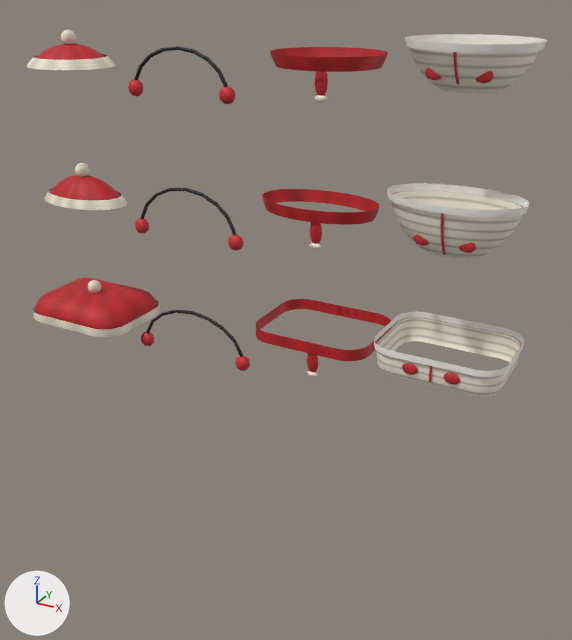
Renders of the glTF model cafe-chaos/game/public/models/accessories-canada.glb from each side of a commit.
The view is the same before and after, from a 50 mm lens placed at (0.523, -0.237, -0.024), pointed at (0.385, 0.015, -0.15). Arrows for +X, +Y and +Z are at lower left; the lights stay in place. The older version comes first.

The first picture shows 'Earmuffs-beavertail', 'Earmuffs-snowbit', 'Parka-beavertail', 'Parka-nanaimo', 'Parka-snowbit', 'Scarf-beavertail', 'Scarf-nanaimo', 'Scarf-snowbit', 'Toque-beavertail', 'Toque-nanaimo', 'Toque-snowbit' and 1 more.
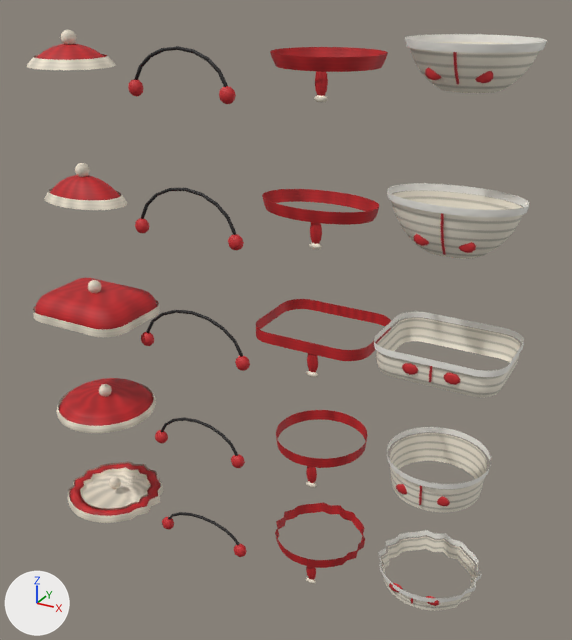
Location of each change, [x1, y1, x2, y2] in pixels of the pictures (572 x 640 px):
'Parka-doubledouble', added: after [387, 427, 491, 512]
'Toque-buttertart', added: after [68, 461, 164, 523]
'Toque-doubledouble', added (red): after [56, 378, 156, 433]
'Parka-buttertart', added: after [378, 530, 482, 611]
'Scarf-doubledouble', added (red): after [276, 410, 368, 488]
'Scarf-buttertart', added (red): after [275, 503, 365, 584]
'Earmuffs-doubledouble', added: after [155, 417, 245, 468]
'Earmuffs-buttertart', added: after [162, 512, 247, 557]

Diff of the bpy script that builds the scene:
```diff
--- a/cafe-chaos/game/public/models/accessories-canada.glb.py
+++ b/cafe-chaos/game/public/models/accessories-canada.glb.py
@@ ob_toque_doubledouble @@
+ob_toque_doubledouble = bpy.data.objects.new('Toque-doubledouble', me_acc_toque_doubledouble)  # 373 vertices, 644 faces; spans x -0.0222..0.0222, y -0.0222..0.0222, z -0.006..0.006; in mat_guestaccessoryatlascanada (picture img_guestaccessoryatlascanada)
+ob_toque_doubledouble.location = (0.3, 0.0, -0.2)
@@ ob_toque_buttertart @@
+ob_toque_buttertart = bpy.data.objects.new('Toque-buttertart', me_acc_toque_buttertart)  # 470 vertices, 804 faces; spans x -0.0229..0.0229, y -0.0223..0.0234, z -0.003..0.006; in mat_guestaccessoryatlascanada (picture img_guestaccessoryatlascanada)
+ob_toque_buttertart.location = (0.3, 0.0, -0.25)
@@ ob_scarf_doubledouble @@
+ob_scarf_doubledouble = bpy.data.objects.new('Scarf-doubledouble', me_acc_scarf_doubledouble)  # 140 vertices, 208 faces; spans x -0.0189..0.0189, y -0.0013..0.0366, z -0.0136..0.001; in mat_guestaccessoryatlascanada (picture img_guestaccessoryatlascanada)
+ob_scarf_doubledouble.location = (0.4, 0.0, -0.2)
@@ ob_scarf_buttertart @@
+ob_scarf_buttertart = bpy.data.objects.new('Scarf-buttertart', me_acc_scarf_buttertart)  # 172 vertices, 272 faces; spans x -0.0199..0.0199, y -0.0014..0.0385, z -0.0136..0.001; in mat_guestaccessoryatlascanada (picture img_guestaccessoryatlascanada)
+ob_scarf_buttertart.location = (0.4, 0.0, -0.25)
@@ ob_parka_doubledouble @@
+ob_parka_doubledouble = bpy.data.objects.new('Parka-doubledouble', me_acc_parka_doubledouble)  # 360 vertices, 572 faces; spans x -0.0197..0.0197, y -0.0024..0.037, z -0.0077..0.0068; in mat_guestaccessoryatlascanada (picture img_guestaccessoryatlascanada)
+ob_parka_doubledouble.location = (0.45, 0.0, -0.2)
@@ ob_parka_buttertart @@
+ob_parka_buttertart = bpy.data.objects.new('Parka-buttertart', me_acc_parka_buttertart)  # 272 vertices, 404 faces; spans x -0.0208..0.0208, y -0.0022..0.0393, z -0.0045..0.0037; in mat_guestaccessoryatlascanada (picture img_guestaccessoryatlascanada)
+ob_parka_buttertart.location = (0.45, 0.0, -0.25)
@@ ob_earmuffs_doubledouble @@
+ob_earmuffs_doubledouble = bpy.data.objects.new('Earmuffs-doubledouble', me_acc_earmuffs_doubledouble)  # 456 vertices, 872 faces; spans x -0.0228..0.0228, y -0.0026..0.0026, z -0.0153..0.002; in mat_guestaccessoryatlascanada (picture img_guestaccessoryatlascanada)
+ob_earmuffs_doubledouble.location = (0.35, 0.0, -0.2)
@@ ob_earmuffs_buttertart @@
+ob_earmuffs_buttertart = bpy.data.objects.new('Earmuffs-buttertart', me_acc_earmuffs_buttertart)  # 456 vertices, 872 faces; spans x -0.0226..0.0226, y -0.0026..0.0026, z -0.0121..0.002; in mat_guestaccessoryatlascanada (picture img_guestaccessoryatlascanada)
+ob_earmuffs_buttertart.location = (0.35, 0.0, -0.25)
```
